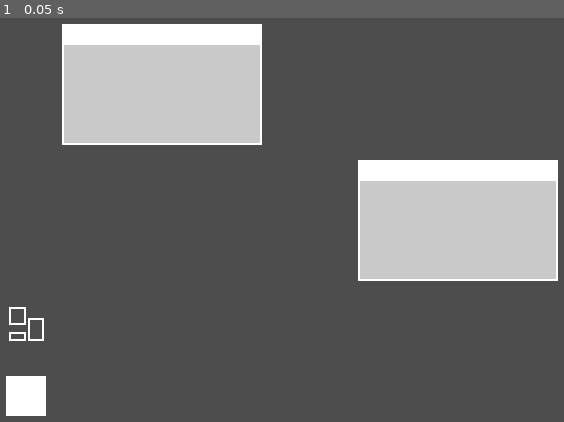
Above: before the commit, frame 1.
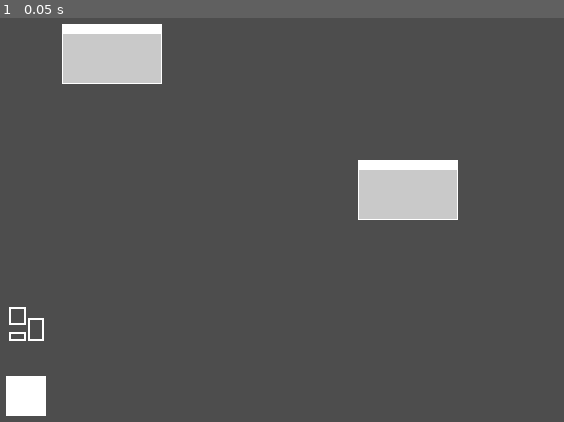
Above: after the commit, the same moment.

Repository: TripleCubes/DigitalGarden
Game: Godot game, scene res://Scenes/main.tscn
Two runs of this game, one before a commit and one after it. Both use one fixed random seed, a clock stepped at 60 frames per second and the inputs below.
Inputs:
- Up to frame 1 (0.05 s): no input

The runs differ from the first frame. In frame 1, 17% of the frame differs, in the area x 10-99%, y 1-66%.

Commit message:
Add window scaling

Diff:
--- a/Scripts/desktop_icon.gd
+++ b/Scripts/desktop_icon.gd
@@ -5,7 +5,6 @@
 
 const ICON_WIDTH: float = 40
 const DOUBLE_CLICK_TIME = 600
-
 
 var focused: bool = false
 
--- a/Scripts/window.gd
+++ b/Scripts/window.gd
@@ -2,10 +2,13 @@
 
 @onready var window_list: Node2D = get_node("/root/Main/WindowList")
 
-const WINDOW_BORDER_WIDTH: float = 6
+const WINDOW_BORDER_WIDTH: float = 1
+const WINDOW_BORDER_PRESS_DETECTION_WIDTH: float = 6
 const WINDOW_MIN_W: float = 60
 const WINDOW_MIN_H: float = 60
-const WINDOW_BAR_H: float = 20
+const WINDOW_BAR_H: float = 10
+
+var window_scale: float = 1
 
 var left_border_pressed: bool = false
 var top_border_pressed: bool = false
@@ -14,8 +17,8 @@
 var bar_pressed: bool = false
 var content_pressed: bool = false
 
-var window_w: float = 200
-var window_h: float = 120
+var window_w: float = 100
+var window_h: float = 60
 
 var previous_window_x: float = 0
 var previous_window_y: float = 0
@@ -24,9 +27,15 @@
 var previous_mouse_pos: Vector2
 
 func _draw():
-	draw_rect(Rect2(1, WINDOW_BAR_H, window_w - 1, window_h - WINDOW_BAR_H), Color(0.79, 0.79, 0.79, 1))
-	draw_rect(Rect2(0, 0, window_w, WINDOW_BAR_H), Color(1, 1, 1, 1))
-	draw_rect(Rect2(1, WINDOW_BAR_H, window_w - 2, window_h - WINDOW_BAR_H), Color(1, 1, 1, 1), false, 2)
+	draw_rect(Rect2(WINDOW_BORDER_WIDTH/2 * window_scale, WINDOW_BAR_H * window_scale,
+					(window_w - WINDOW_BORDER_WIDTH/2) * window_scale,
+					(window_h - WINDOW_BAR_H) * window_scale),
+					Color(0.79, 0.79, 0.79, 1))
+	draw_rect(Rect2(0, 0, window_w * window_scale, WINDOW_BAR_H * window_scale), Color(1, 1, 1, 1))
+	draw_rect(Rect2(WINDOW_BORDER_WIDTH/2 * window_scale, WINDOW_BAR_H * window_scale,
+					(window_w - WINDOW_BORDER_WIDTH) * window_scale,
+					(window_h - WINDOW_BAR_H) * window_scale),
+					Color(1, 1, 1, 1), false, WINDOW_BORDER_WIDTH * window_scale)
 
 func window_ordered_update(_delta: float) -> void:
 	border_press_check()
@@ -49,22 +58,22 @@
 
 	if left_border_pressed:
 		self.position.x = mouse_pos.x
-		window_w = previous_window_w + (previous_window_x - mouse_pos.x)
+		window_w = (previous_window_w * window_scale + (previous_window_x - mouse_pos.x)) / window_scale
 		if window_w < WINDOW_MIN_W:
 			window_w = WINDOW_MIN_W
-			self.position.x = previous_window_x + previous_window_w - WINDOW_MIN_W
+			self.position.x = previous_window_x + (previous_window_w - WINDOW_MIN_W) * window_scale
 	if right_border_pressed:
-		window_w = mouse_pos.x - self.position.x
+		window_w = (mouse_pos.x - self.position.x) / window_scale
 		if window_w < WINDOW_MIN_W:
 			window_w = WINDOW_MIN_W
 	if top_border_pressed:
 		self.position.y = mouse_pos.y
-		window_h = previous_window_h + (previous_window_y - mouse_pos.y)
+		window_h = (previous_window_h * window_scale + (previous_window_y - mouse_pos.y)) / window_scale
 		if window_h < WINDOW_MIN_H:
 			window_h = WINDOW_MIN_H
-			self.position.y = previous_window_y + previous_window_h - WINDOW_MIN_H
+			self.position.y = previous_window_y + (previous_window_h - WINDOW_MIN_H) * window_scale
 	if bottom_border_pressed:
-		window_h = mouse_pos.y - self.position.y
+		window_h = (mouse_pos.y - self.position.y) / window_scale
 		if window_h < WINDOW_MIN_H:
 			window_h = WINDOW_MIN_H
 
@@ -90,30 +99,30 @@
 
 	if Input.is_action_just_pressed("mouse_left"):
 		var mouse_pos: Vector2 = get_global_mouse_position()
-		if abs(mouse_pos.x - self.position.x) < WINDOW_BORDER_WIDTH \
-		and mouse_pos.y >= self.position.y - WINDOW_BORDER_WIDTH \
-		and mouse_pos.y <= self.position.y + window_h + WINDOW_BORDER_WIDTH:
+		if abs(mouse_pos.x - self.position.x) < WINDOW_BORDER_PRESS_DETECTION_WIDTH \
+		and mouse_pos.y >= self.position.y - WINDOW_BORDER_PRESS_DETECTION_WIDTH \
+		and mouse_pos.y <= self.position.y + (window_h + WINDOW_BORDER_WIDTH) * window_scale:
 			left_border_pressed = true
 			GlobalVars.button_press_detected = true
 			border_pressed = true
 
-		if abs(mouse_pos.y - self.position.y) < WINDOW_BORDER_WIDTH \
-		and mouse_pos.x >= self.position.x - WINDOW_BORDER_WIDTH \
-		and mouse_pos.x <= self.position.x + window_w + WINDOW_BORDER_WIDTH:
+		if abs(mouse_pos.y - self.position.y) < WINDOW_BORDER_PRESS_DETECTION_WIDTH \
+		and mouse_pos.x >= self.position.x - WINDOW_BORDER_PRESS_DETECTION_WIDTH \
+		and mouse_pos.x <= self.position.x + (window_w + WINDOW_BORDER_WIDTH) * window_scale:
 			top_border_pressed = true
 			GlobalVars.button_press_detected = true
 			border_pressed = true
 
-		if abs(mouse_pos.x - (self.position.x + window_w)) < WINDOW_BORDER_WIDTH \
-		and mouse_pos.y >= self.position.y - WINDOW_BORDER_WIDTH \
-		and mouse_pos.y <= self.position.y + window_h + WINDOW_BORDER_WIDTH:
+		if abs(mouse_pos.x - (self.position.x + window_w * window_scale)) < WINDOW_BORDER_PRESS_DETECTION_WIDTH \
+		and mouse_pos.y >= self.position.y - WINDOW_BORDER_PRESS_DETECTION_WIDTH \
+		and mouse_pos.y <= self.position.y + (window_h + WINDOW_BORDER_WIDTH) * window_scale:
 			right_border_pressed = true
 			GlobalVars.button_press_detected = true
 			border_pressed = true
 
-		if abs(mouse_pos.y - (self.position.y + window_h)) < WINDOW_BORDER_WIDTH \
-		and mouse_pos.x >= self.position.x - WINDOW_BORDER_WIDTH \
-		and mouse_pos.x <= self.position.x + window_w + WINDOW_BORDER_WIDTH:
+		if abs(mouse_pos.y - (self.position.y + window_h * window_scale)) < WINDOW_BORDER_PRESS_DETECTION_WIDTH \
+		and mouse_pos.x >= self.position.x - WINDOW_BORDER_PRESS_DETECTION_WIDTH \
+		and mouse_pos.x <= self.position.x + (window_w + WINDOW_BORDER_WIDTH) * window_scale:
 			bottom_border_pressed = true
 			GlobalVars.button_press_detected = true
 			border_pressed = true
@@ -121,14 +130,15 @@
 		if border_pressed:
 			return
 
-		if mouse_pos.y >= self.position.y and mouse_pos.y <= self.position.y + WINDOW_BAR_H \
-		and mouse_pos.x >= self.position.x and mouse_pos.x <= self.position.x + window_w:
+		if mouse_pos.y >= self.position.y and mouse_pos.y <= self.position.y + WINDOW_BAR_H * window_scale \
+		and mouse_pos.x >= self.position.x and mouse_pos.x <= self.position.x + window_w * window_scale:
 			bar_pressed = true
 			GlobalVars.button_press_detected = true
 			return
 
 		if mouse_pos.x > self.position.x and mouse_pos.y > self.position.y \
-		and mouse_pos.x < self.position.x + window_w and mouse_pos.y < self.position.y + window_h:
+		and mouse_pos.x < self.position.x + window_w * window_scale \
+		and mouse_pos.y < self.position.y + window_h * window_scale:
 			content_pressed = true
 			GlobalVars.button_press_detected = true
 			return
